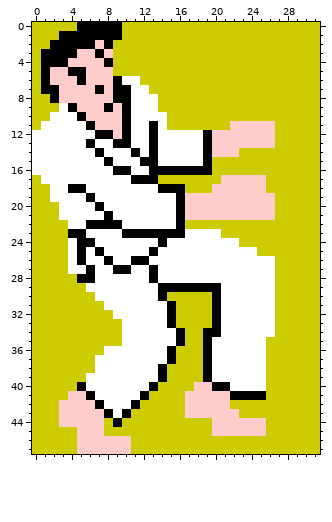
Edited in one commit: pixel-art sprite (assets/moves/low_blow/0.png). Above is the file before it was changed.
The file is 32x48 pixels.
The result:
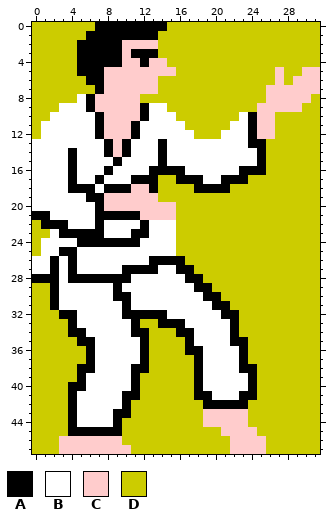
Palette (. is transparent): A #000000  B #ffffff  C #ffcccc  D #cccc00
Edits made:
Changed rows in their new state; - is an unchanged pixel.
first column x 0:
 0 -----DD---AAAAA-----------------
 1 ---DDD----AAAA------------------
 2 --DDD--A-ACCCC------------------
 3 -DDDDAA-AACAAA------------------
 4 -DDDDAAA-ACCACC-----------------
 5 -DDDD-AA-CCCCCCC-----------C--CC
 6 -DDDDDAA-CCCCC-------------C-CCC
 7 -DDDDDD--CCCCC------------CCCCCC
 8 --DDDBA--CCCDD------------CCCCC-
 9 ----BBA-C-CCA-B----------CCCCC--
10 -----BBA--CCA--B-------BACC-----
11 ------BA--CA-B-BB-----BBA-------
12 D-------C-CA-B----DDDBBBA-------
13 ------B-AC---BA----BBBBBAAD-----
14 ----A--BACAB-BA----BBBBBBA------
15 ----A---BA--BBA----BBBBBBA------
16 ----A---ABB------BBBBBBAAA------
17 B---A--A--------AAABBAAADD------
18 BB----A-AAACCADDD-AAAADDDD------
19 BB-----ACCCCCCDDDDDDDDDDDDD-----
20 BBB-----CCCCCCCCDDDDDDDDDDD-----
21 AAB----A-AAACCCCDDDDDDDDDDD-----
22 -AAA--B-BB--A---D---------------
23 --BA--AA--B--BBBDDDDD-----------
24 -BBB---AAAAA--B-DDDDDDD---------
25 -BBAAB-B-----B--DDDDDDDDD-------
26 BBABAB--B--BBAAAADDDDDDDDDD-----
27 BBABA-B--B-AA---AADDDDDDDDD-----
28 AAABA--AAAA--B---AADDDDDDDD-----
29 --ABBB---A----BBBB--DDDDDDD-----
30 --ABBBB--AA---BBBBBA-DDDDDD-----
31 --ABBBBB--A----BBBBB-ADDDDD-----
32 ---AABBBB-AAAAABBBBBBAADDDD-----
33 ----ABBBBB-ADDA-ABBBB-ADDDD-----
34 ----AABBBB-AADDD-ABBB-ADDDD-----
35 -----AABBB--ADDDDABB--AADD------
36 ------AB----ADDD-AAB---ADD------
37 ------A-----ADDD--AB---ADD------
38 -----AA----AADD---AB---AAD------
39 -----A-----ADDD---AB----AD------
40 ----A------ADD----ABBB--AD------
41 ----ABB---AAD----DAABBB--D------
42 ---DABBB--AD-----DDAAAAA--------
43 ---DABBBBA-------DD----C--------
44 ---DABBBB----------C----DD------
45 ----AAAAAA----------D----D------
46 ---CC-----D-----------CCCC------
47 ---CC-----------------CCCC------
Where, in picture pixels (left, top, right, bottom), the same in both pictures:
changed: (32, 22, 320, 454)
